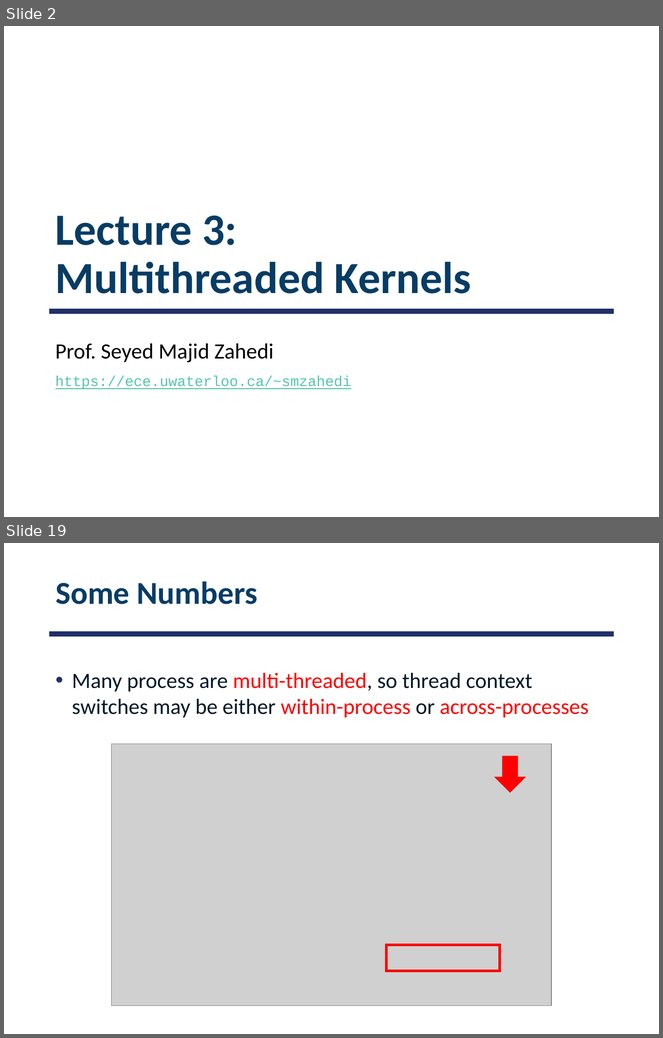
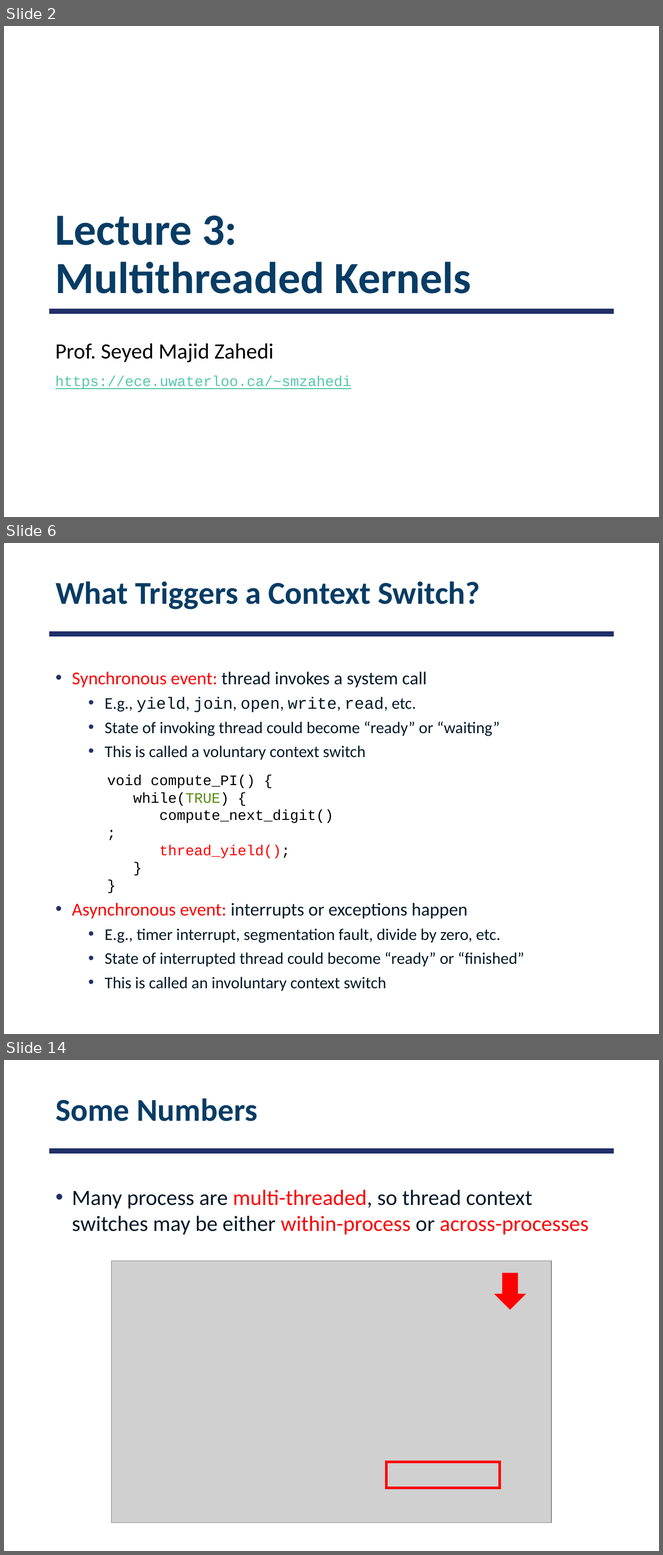
Before and after one commit to smajidzahedi/ECE350, a slide deck: Lectures/03-multithreaded.pptx. Shown one above the other, each under a label of ours: slides 2 and 19 before the commit, slides 2, 6 and 14 after it; the slides between them are not shown. The pictures are 663x1038 and 663x1555 pixels, drawn with LibreOffice and Linux fonts; fonts in the diff are those of the drawing; grey boxes stand for pictures. Boxes give left, top, right and bottom in pixels: in the first picture for what was removed or moved away, otherwise in the second. Text is boxed around its words. In the diff, an @@ line names an element or a change of style, - is before the commit and + after.

```diff
--- a/Lectures/03-multithreaded.pptx
+++ b/Lectures/03-multithreaded.pptx
@@ slide 6 added at (x1=4, y1=543, x2=659, y2=1034), background #FFFFFF; not listed: 1 template element that a slide beside it also shows @@
@@ title added at (x1=55, y1=581, x2=480, y2=610), 35 pt, text #073C65, bold @@
+What Triggers a Context Switch?
@@ text added at (x1=72, y1=671, x2=525, y2=991), 18 pt, text #031828 @@
+• Synchronous event: thread invokes a system call
+  • E.g., yield, join, open, write, read, etc.
+  • State of invoking thread could become “ready” or “waiting”
+  • This is called a voluntary context switch
+• Asynchronous event: interrupts or exceptions happen
+  • E.g., timer interrupt, segmentation fault, divide by zero, etc.
+  • State of interrupted thread could become “ready” or “finished”
+  • This is called an involuntary context switch
@@ text added at (x1=107, y1=775, x2=334, y2=859), 16 pt, text #000000 @@
+void compute_PI() {
+while(TRUE) {
+compute_next_digit();
+thread_yield();
+}
+}
@@ what was slide 19 is now slide 14 @@
```
Also in this commit, not shown: 11 slides changed, 4 other slides added, 8 slides removed, 1 other file.
